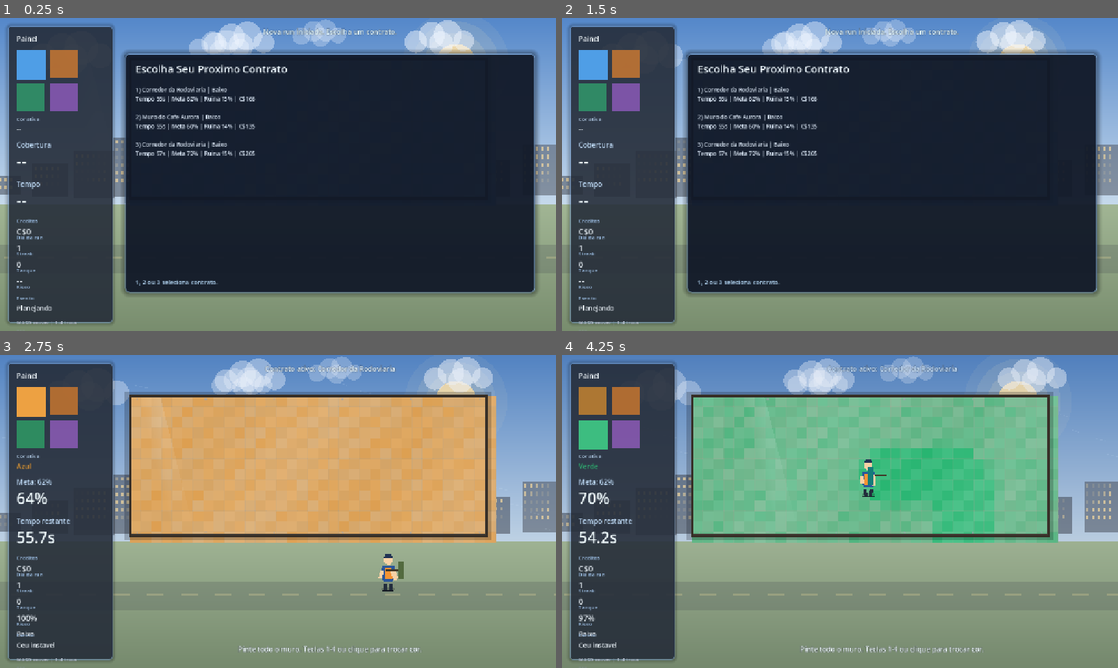
Above: before the commit, frames 1-4 (two rows, left to right).
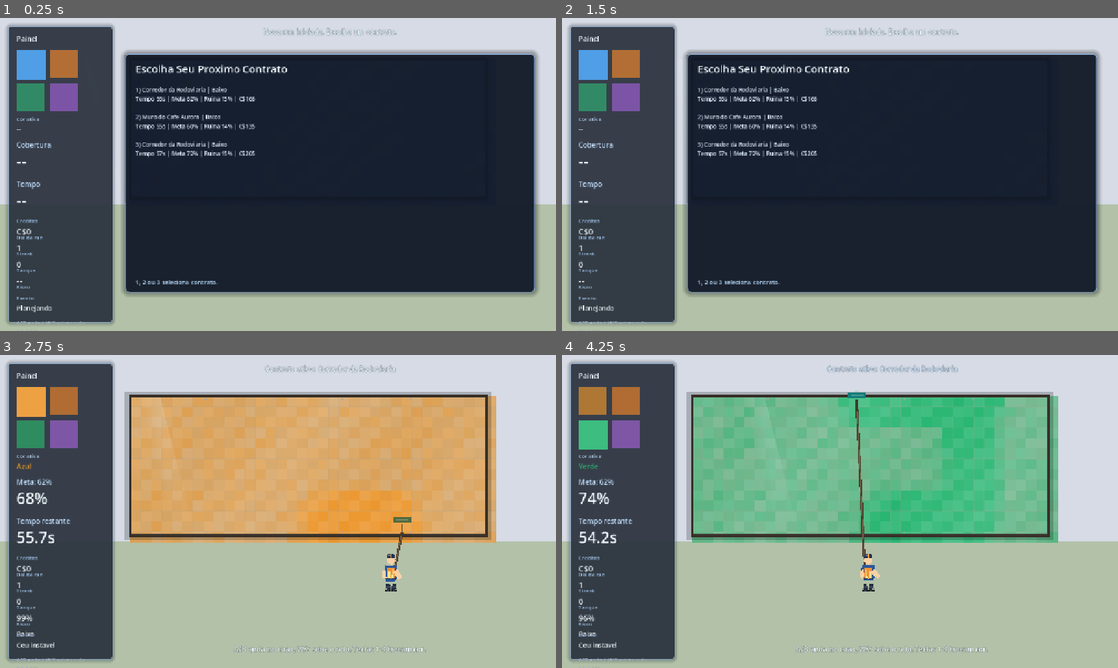
Above: after the commit, the same moments.

Repository: febiscaro/jogo
Game: Godot game, scene res://scenes/main.tscn
Two runs of this game, one before a commit and one after it. Both use one fixed random seed, a clock stepped at 60 frames per second and the inputs below.
Inputs (mouse positions are in pixels of both pictures, inside the frame that each line leads up to):
- Up to frame 1 (0.25 s): no input
- Up to frame 2 (1.5 s): tap Enter at 0.5, 1.35 s; move the mouse to (962, 158) at 0.52 s; hold Right (ui_right) 0.53-1.28 s; tap R at 0.6 s; click (962, 158) at 0.67 s; tap Space at 0.77 s; move the mouse to (728, 190) at 1.27 s; hold Down (ui_down) from 1.28 s (still down)
- Up to frame 3 (2.75 s): tap Space at 1.52 s; move the mouse to (333, 442) at 2.02 s; release Down (ui_down) at 2.03 s; hold Right (ui_right) from 2.03 s (still down); tap 1 at 2.1 s
- Up to frame 4 (4.25 s): move the mouse to (812, 574) at 2.77 s; release Right (ui_right) at 2.78 s; hold Up (ui_up) 2.78-3.53 s; tap 2 at 2.85 s; click (812, 574) at 2.92 s; tap Space at 3.02, 3.77 s; move the mouse to (1006, 558) at 3.52 s; hold Left (ui_left) from 3.53 s (still down); tap 3 at 3.6 s

The runs differ from the first frame. In frame 1, 24% of the frame differs, in the area x 0-100%, y 0-100%; in frame 2, 24%; in frame 3, 51%; in frame 4, 56%.
Error after the commit: Parse Error: Too few arguments for "draw_ellipse()" call. Expected at least 4 but received 3. (res://scripts/environment.gd:172)

Commit message:
feat: movimento lateral com rolo vertical e mais detalhes visuais

Diff:
--- a/scenes/player.tscn
+++ b/scenes/player.tscn
@@ -24,6 +24,26 @@
 color = Color(0.96, 0.58, 0.2, 1)
 polygon = PackedVector2Array(-8, -14, 8, -14, 9, 10, -9, 10)
 
+[node name="VestStripeLeft" type="Polygon2D" parent="."]
+position = Vector2(-4, -6)
+color = Color(0.98, 0.92, 0.58, 0.94)
+polygon = PackedVector2Array(-1, -13, 1, -13, 2, 9, -2, 9)
+
+[node name="VestStripeRight" type="Polygon2D" parent="."]
+position = Vector2(4, -6)
+color = Color(0.98, 0.92, 0.58, 0.94)
+polygon = PackedVector2Array(-1, -13, 1, -13, 2, 9, -2, 9)
+
+[node name="Belt" type="Polygon2D" parent="."]
+position = Vector2(0, 4)
+color = Color(0.15, 0.17, 0.21, 1)
+polygon = PackedVector2Array(-12, -2, 12, -2, 12, 2, -12, 2)
+
+[node name="BeltBuckle" type="Polygon2D" parent="."]
+position = Vector2(0, 4)
+color = Color(0.89, 0.78, 0.45, 1)
+polygon = PackedVector2Array(-2, -2, 2, -2, 2, 2, -2, 2)
+
 [node name="Head" type="Polygon2D" parent="."]
 position = Vector2(0, -40)
 color = Color(0.97, 0.82, 0.65, 1)
@@ -33,6 +53,16 @@
 position = Vector2(0, -47)
 color = Color(0.13, 0.2, 0.33, 1)
 polygon = PackedVector2Array(-10, 2, 10, 2, 7, -6, -7, -6)
+
+[node name="HelmetStripe" type="Polygon2D" parent="."]
+position = Vector2(0, -47)
+color = Color(0.94, 0.62, 0.26, 1)
+polygon = PackedVector2Array(-2, 2, 2, 2, 1, -6, -1, -6)
+
+[node name="HelmetShine" type="Polygon2D" parent="."]
+position = Vector2(-3, -49)
+color = Color(1, 1, 1, 0.35)
+polygon = PackedVector2Array(-3, 1, 2, 1, 1, -3, -2, -3)
 
 [node name="ArmLeft" type="Polygon2D" parent="."]
 position = Vector2(-15, -12)
@@ -49,20 +79,40 @@
 color = Color(0.14, 0.18, 0.24, 1)
 polygon = PackedVector2Array(-4, 0, 4, 0, 4, 16, -4, 16)
 
+[node name="KneePadLeft" type="Polygon2D" parent="."]
+position = Vector2(-7, 22)
+color = Color(0.23, 0.27, 0.35, 1)
+polygon = PackedVector2Array(-5, -2, 5, -2, 5, 2, -5, 2)
+
 [node name="LegRight" type="Polygon2D" parent="."]
 position = Vector2(7, 14)
 color = Color(0.14, 0.18, 0.24, 1)
 polygon = PackedVector2Array(-4, 0, 4, 0, 4, 16, -4, 16)
+
+[node name="KneePadRight" type="Polygon2D" parent="."]
+position = Vector2(7, 22)
+color = Color(0.23, 0.27, 0.35, 1)
+polygon = PackedVector2Array(-5, -2, 5, -2, 5, 2, -5, 2)
 
 [node name="BootLeft" type="Polygon2D" parent="."]
 position = Vector2(-7, 30)
 color = Color(0.08, 0.1, 0.14, 1)
 polygon = PackedVector2Array(-6, 0, 6, 0, 8, 4, -8, 4)
 
+[node name="BootShineLeft" type="Polygon2D" parent="."]
+position = Vector2(-7, 31)
+color = Color(1, 1, 1, 0.18)
+polygon = PackedVector2Array(-2, 0, 3, 0, 2, 2, -3, 2)
+
 [node name="BootRight" type="Polygon2D" parent="."]
 position = Vector2(7, 30)
 color = Color(0.08, 0.1, 0.14, 1)
 polygon = PackedVector2Array(-6, 0, 6, 0, 8, 4, -8, 4)
+
+[node name="BootShineRight" type="Polygon2D" parent="."]
+position = Vector2(7, 31)
+color = Color(1, 1, 1, 0.18)
+polygon = PackedVector2Array(-2, 0, 3, 0, 2, 2, -3, 2)
 
 [node name="RollerArm" type="Polygon2D" parent="."]
 position = Vector2(9, -11)
@@ -79,5 +129,10 @@
 color = Color(0.35, 0.66, 0.95, 1)
 polygon = PackedVector2Array(-20, 0, 20, 0, 20, -12, -20, -12)
 
+[node name="FoamHighlight" type="Polygon2D" parent="Roller"]
+position = Vector2(0, -10)
+color = Color(1, 1, 1, 0.22)
+polygon = PackedVector2Array(-18, 0, 18, 0, 14, -2, -14, -2)
+
 [node name="CollisionShape2D" type="CollisionShape2D" parent="."]
 shape = SubResource("CircleShape2D_a7yob")
--- a/scripts/environment.gd
+++ b/scripts/environment.gd
@@ -54,7 +54,10 @@
 	_draw_city_layers()
 	_draw_clouds()
 	_draw_ground()
+	_draw_ground_details()
 	_draw_wind_lines()
+	_draw_rain_overlay()
+	_draw_vignette()
 
 
 func _draw_sky() -> void:
@@ -148,6 +151,28 @@
 		draw_rect(Rect2(lane_x, lane_top + 28.0, 38.0, 4.0), Color(0.95, 0.88, 0.62, 0.24))
 
 
+func _draw_ground_details() -> void:
+	for i in range(24):
+		var x = float(i) * 56.0 + fmod(_time * 6.0, 54.0)
+		var base_y = ground_y + 18.0 + sin(float(i) * 0.7) * 4.0
+		var blade_h = 20.0 + float((i * 9) % 14)
+		var sway = sin(_time * 1.8 + float(i) * 0.6) * (3.0 + _storm_level * 5.0)
+		draw_line(
+			Vector2(x, base_y),
+			Vector2(x + sway, base_y - blade_h),
+			Color(0.42, 0.55, 0.38, 0.36),
+			1.7
+		)
+
+	for i in range(7):
+		var px = 90.0 + float(i) * 170.0 + sin(_time * 0.9 + float(i)) * 6.0
+		var py = ground_y + 162.0 + sin(_time * 1.4 + float(i) * 0.4) * 2.0
+		var puddle_w = 52.0 + float((i % 3) * 22)
+		var puddle_h = 12.0 + float((i % 2) * 5)
+		draw_ellipse(Vector2(px, py), Vector2(puddle_w, puddle_h), Color(0.58, 0.73, 0.83, 0.13 + _storm_level * 0.14))
+		draw_ellipse(Vector2(px, py - 1.0), Vector2(puddle_w * 0.74, puddle_h * 0.48), Color(0.88, 0.95, 1.0, 0.09 + _storm_level * 0.07))
+
+
 func _draw_wind_lines() -> void:
 	if _storm_level <= 0.04:
 		return
@@ -164,3 +189,30 @@
 			Color(0.86, 0.93, 1.0, 0.11 + _storm_level * 0.15),
 			1.3
 		)
+
+
+func _draw_rain_overlay() -> void:
+	if _storm_level < 0.12:
+		return
+
+	var streak_count = int(42 + _storm_level * 120.0)
+	for i in range(streak_count):
+		var seed = float(i) * 1.37
+		var x = fmod(seed * 97.0 + _time * (420.0 + _storm_level * 220.0), viewport_size.x + 200.0) - 100.0
+		var y = fmod(seed * 57.0 + _time * 350.0, viewport_size.y + 120.0) - 60.0
+		var len = 12.0 + fmod(seed * 23.0, 16.0) + _storm_level * 12.0
+		draw_line(
+			Vector2(x, y),
+			Vector2(x - 4.0 - _storm_level * 6.0, y + len),
+			Color(0.85, 0.95, 1.0, 0.06 + _storm_level * 0.17),
+			1.2
+		)
+
+
+func _draw_vignette() -> void:
+	var edge = 110.0
+	var alpha = 0.11 + _storm_level * 0.16
+	draw_rect(Rect2(0.0, 0.0, viewport_size.x, edge), Color(0.03, 0.04, 0.06, alpha))
+	draw_rect(Rect2(0.0, viewport_size.y - edge, viewport_size.x, edge), Color(0.03, 0.04, 0.06, alpha * 1.1))
+	draw_rect(Rect2(0.0, 0.0, edge, viewport_size.y), Color(0.03, 0.04, 0.06, alpha * 0.8))
+	draw_rect(Rect2(viewport_size.x - edge, 0.0, edge, viewport_size.y), Color(0.03, 0.04, 0.06, alpha * 0.8))
--- a/scripts/game.gd
+++ b/scripts/game.gd
@@ -215,7 +215,7 @@
 	help_label.offset_bottom = 698.0
 	help_label.add_theme_font_size_override("font_size", 12)
 	help_label.autowrap_mode = TextServer.AUTOWRAP_WORD_SMART
-	help_label.text = "WASD mover | 1-4 troca cor"
+	help_label.text = "A/D anda | W/S sobe o rolo | 1-4 cor"
 	_style_label(title_label, Color(0.95, 0.98, 1.0, 1.0), 2, Color(0.08, 0.11, 0.17, 0.9))
 	_style_label(coverage_title, Color(0.77, 0.88, 0.99, 1.0))
 	_style_label(time_title, Color(0.77, 0.88, 0.99, 1.0))
@@ -632,7 +632,7 @@
 	_hide_choice_panel()
 	center_message.visible = true
 	top_status.text = "Contrato ativo: %s" % _selected_contract.get("title", "Sem nome")
-	center_message.text = "Pinte todo o muro. Teclas 1-4 ou clique para trocar cor."
+	center_message.text = "A/D anda no chao, W/S sobe o rolo. Teclas 1-4 trocam cor."
 	_update_sidebar_meta()
 	queue_redraw()
 
--- a/scripts/player.gd
+++ b/scripts/player.gd
@@ -1,12 +1,19 @@
 extends CharacterBody2D
 
-@export var base_speed: float = 290.0
+@export var base_speed: float = 300.0
 @export var move_bounds: Rect2 = Rect2(260.0, 130.0, 820.0, 520.0)
-@export var base_paint_radius: float = 78.0
-@export var base_paint_strength_per_second: float = 6.2
-@export var base_paint_capacity: float = 260.0
-@export var base_paint_regen_per_second: float = 36.0
-@export var base_paint_drain_per_second: float = 5.2
+@export var base_paint_radius: float = 82.0
+@export var base_paint_strength_per_second: float = 6.5
+@export var base_paint_capacity: float = 270.0
+@export var base_paint_regen_per_second: float = 38.0
+@export var base_paint_drain_per_second: float = 5.0
+
+@export var ground_offset_y: float = 96.0
+@export var horizontal_margin: float = 42.0
+@export var roller_move_speed: float = 540.0
+@export var roller_x_offset: float = 26.0
+@export var roller_top_margin: float = 10.0
+@export var roller_bottom_margin: float = 14.0
 
 @onready var roller: Node2D = $Roller
 @onready var foam: Polygon2D = $Roller/Foam
@@ -33,15 +40,24 @@
 var _paint_drain: float = base_paint_drain_per_second
 var _paint_amount: float = base_paint_capacity
 var _active_paint_color: Color = Color(0.35, 0.66, 0.95, 1.0)
+
 var _anim_time: float = 0.0
 var _rest_positions: Dictionary = {}
+var _ground_y: float = 595.0
+var _roller_min_y: float = -490.0
+var _roller_max_y: float = -120.0
+var _roller_target_y: float = -170.0
+var _facing: float = 1.0
 
 
 func _ready() -> void:
 	_paint_amount = _paint_capacity
+	_ground_y = global_position.y
+	_roller_target_y = roller.position.y
 	for part in [torso, head, arm_left, arm_right, leg_left, leg_right, roller_arm]:
 		if part != null:
 			_rest_positions[part.name] = part.position
+	_apply_roller_limits()
 
 
 func set_wall(wall: Node) -> void:
@@ -69,15 +85,20 @@
 
 
 func set_move_bounds_from_wall(wall_rect: Rect2) -> void:
-	var margin_x = 42.0
-	var top = wall_rect.position.y + 24.0
-	var bottom = wall_rect.end.y + 230.0
-	move_bounds = Rect2(
-		wall_rect.position.x - margin_x,
-		top,
-		wall_rect.size.x + (margin_x * 2.0),
-		maxf(120.0, bottom - top)
-	)
+	var left = wall_rect.position.x - horizontal_margin
+	var right = wall_rect.end.x + horizontal_margin
+	move_bounds = Rect2(left, move_bounds.position.y, maxf(80.0, right - left), move_bounds.size.y)
+
+	_ground_y = wall_rect.end.y + ground_offset_y
+	global_position.y = _ground_y
+
+	_roller_min_y = (wall_rect.position.y + roller_top_margin) - _ground_y
+	_roller_max_y = (wall_rect.end.y - roller_bottom_margin) - _ground_y
+	if _roller_max_y < _roller_min_y:
+		var temp = _roller_min_y
+		_roller_min_y = _roller_max_y
+		_roller_max_y = temp
+	_apply_roller_limits()
 
 
 func set_paint_color(color: Color) -> void:
@@ -103,7 +124,7 @@
 
 
 func get_roller_position() -> Vector2:
-	return roller.global_position
+	return foam.global_position
 
 
 func get_stat_snapshot() -> Dictionary:
@@ -121,34 +142,41 @@
 	if not _is_active:
 		return
 
-	var input_vector = Vector2(
-		Input.get_action_strength("ui_right") - Input.get_action_strength("ui_left"),
-		Input.get_action_strength("ui_down") - Input.get_action_strength("ui_up")
-	)
+	var move_x = Input.get_action_strength("ui_right") - Input.get_action_strength("ui_left")
 	if Input.is_key_pressed(KEY_D):
-		input_vector.x += 1.0
+		move_x += 1.0
 	if Input.is_key_pressed(KEY_A):
-		input_vector.x -= 1.0
+		move_x -= 1.0
+	move_x = clampf(move_x, -1.0, 1.0)
+
+	var roller_input = Input.get_action_strength("ui_down") - Input.get_action_strength("ui_up")
 	if Input.is_key_pressed(KEY_S):
-		input_vector.y += 1.0
+		roller_input += 1.0
 	if Input.is_key_pressed(KEY_W):
-		input_vector.y -= 1.0
-
-	var direction = input_vector.normalized()
-	velocity = direction * (_speed * _external_speed_multiplier)
+		roller_input -= 1.0
+	roller_input = clampf(roller_input, -1.0, 1.0)
+
+	if absf(move_x) > 0.01:
+		_facing = sign(move_x)
+
+	velocity = Vector2(move_x * _speed * _external_speed_multiplier, 0.0)
 	move_and_slide()
 
 	global_position.x = clampf(global_position.x, move_bounds.position.x, move_bounds.end.x)
-	global_position.y = clampf(global_position.y, move_bounds.position.y, move_bounds.end.y)
-
-	if direction.length() > 0.1:
-		roller.rotation = direction.angle() + PI * 0.5
-	_animate_body(direction, delta)
+	global_position.y = _ground_y
+
+	_roller_target_y = clampf(_roller_target_y + (roller_input * roller_move_speed * delta), _roller_min_y, _roller_max_y)
+	roller.position.y = move_toward(roller.position.y, _roller_target_y, roller_move_speed * 1.35 * delta)
+	roller.position.x = lerpf(roller.position.x, roller_x_offset * _facing, minf(1.0, delta * 14.0))
+	roller.scale.x = _facing
+	roller.rotation = deg_to_rad(roller_input * 2.6)
+
+	_animate_body(move_x, roller_input, delta)
 
 	var did_paint = false
 	if _wall and _wall.has_method("paint_at") and _paint_amount > 0.0:
 		var paint_strength = _paint_strength * _external_paint_multiplier
-		did_paint = bool(_wall.call("paint_at", roller.global_position, _paint_radius, paint_strength * delta))
+		did_paint = bool(_wall.call("paint_at", foam.global_position, _paint_radius, paint_strength * delta))
 
 	if did_paint:
 		var paint_cost = _paint_drain * _external_drain_multiplier * delta
@@ -158,31 +186,50 @@
 
 	_is_painting = did_paint
 	foam.modulate = _active_paint_color if _paint_amount > 5.0 else Color(0.45, 0.45, 0.45, 1.0)
-
-
-func _animate_body(direction: Vector2, delta: float) -> void:
-	var movement = clampf(direction.length(), 0.0, 1.0)
-	_anim_time += delta * (3.2 + movement * 7.4)
-	var bob = sin(_anim_time * 4.8) * 2.1 * movement
-	var sway = sin(_anim_time * 3.3) * 1.6 * movement
+	queue_redraw()
+
+
+func _draw() -> void:
+	var shoulder = Vector2(8.0 * _facing, -15.0)
+	var roller_base = roller.position + Vector2(0.0, 16.0)
+	draw_line(shoulder, roller_base, Color(0.30, 0.23, 0.16, 0.95), 6.0)
+	draw_line(shoulder + Vector2(0.0, -1.0), roller_base + Vector2(0.0, -1.0), Color(0.62, 0.50, 0.38, 0.52), 2.2)
+
+	for i in range(3):
+		var t = float(i + 1) / 4.0
+		var point = shoulder.lerp(roller_base, t)
+		draw_circle(point, 1.4, Color(0.12, 0.12, 0.12, 0.32))
+
+	if _is_painting:
+		draw_circle(roller.position + Vector2(0.0, -12.0), 11.0, Color(_active_paint_color.r, _active_paint_color.g, _active_paint_color.b, 0.20))
+
+
+func _animate_body(move_x: float, roller_input: float, delta: float) -> void:
+	var movement = clampf(absf(move_x), 0.0, 1.0)
+	_anim_time += delta * (2.8 + movement * 7.6)
+	var bob = sin(_anim_time * 4.8) * 2.0 * movement
+	var sway = sin(_anim_time * 3.2) * 1.5 * movement
+	var lift_ratio = inverse_lerp(_roller_max_y, _roller_min_y, roller.position.y)
 
 	if torso != null:
 		torso.position = _rest_position("Torso", torso.position) + Vector2(0.0, bob)
+		torso.rotation = deg_to_rad(2.6 * _facing * movement)
 	if head != null:
 		head.position = _rest_position("Head", head.position) + Vector2(0.0, bob * 0.4)
-
-	var arm_swing = sin(_anim_time * 6.4) * 0.25 * movement
+		head.rotation = deg_to_rad(-3.2 * _facing * movement)
+
+	var arm_swing = sin(_anim_time * 6.2) * 0.22 * movement
 	if arm_left != null:
 		arm_left.position = _rest_position("ArmLeft", arm_left.position) + Vector2(-sway * 0.2, bob * 0.45)
 		arm_left.rotation = -arm_swing
 	if arm_right != null:
-		arm_right.position = _rest_position("ArmRight", arm_right.position) + Vector2(sway * 0.2, bob * 0.35)
-		arm_right.rotation = arm_swing * 1.2
+		arm_right.position = _rest_position("ArmRight", arm_right.position) + Vector2(sway * 0.24, bob * 0.3)
+		arm_right.rotation = arm_swing + deg_to_rad(-24.0 - (lift_ratio * 22.0) + roller_input * 8.0)
 	if roller_arm != null:
-		roller_arm.position = _rest_position("RollerArm", roller_arm.position) + Vector2(sway * 0.3, bob * 0.3)
-		roller_arm.rotation = arm_swing * 0.9
-
-	var leg_swing = sin(_anim_time * 6.4 + PI * 0.5) * 1.6 * movement
+		roller_arm.position = _rest_position("RollerArm", roller_arm.position) + Vector2(sway * 0.4, bob * 0.22)
+		roller_arm.rotation = deg_to_rad(-18.0 - (lift_ratio * 18.0) + roller_input * 6.0)
+
+	var leg_swing = sin(_anim_time * 6.2 + PI * 0.5) * 1.5 * movement
 	if leg_left != null:
 		leg_left.position = _rest_position("LegLeft", leg_left.position) + Vector2(0.0, absf(leg_swing) * 0.25)
 		leg_left.rotation = deg_to_rad(-4.0) * movement
@@ -196,3 +243,8 @@
 	if value is Vector2:
 		return value
 	return fallback
+
+
+func _apply_roller_limits() -> void:
+	_roller_target_y = clampf(_roller_target_y, _roller_min_y, _roller_max_y)
+	roller.position.y = _roller_target_y
